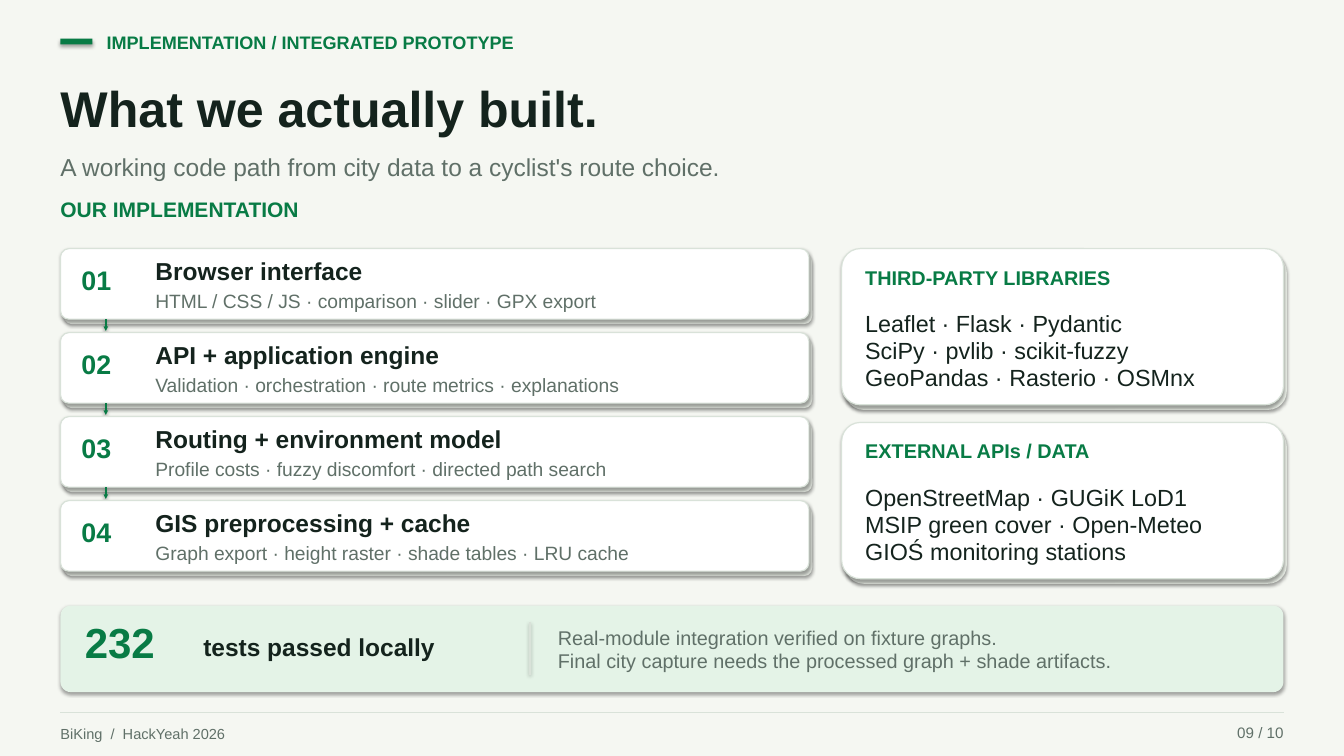
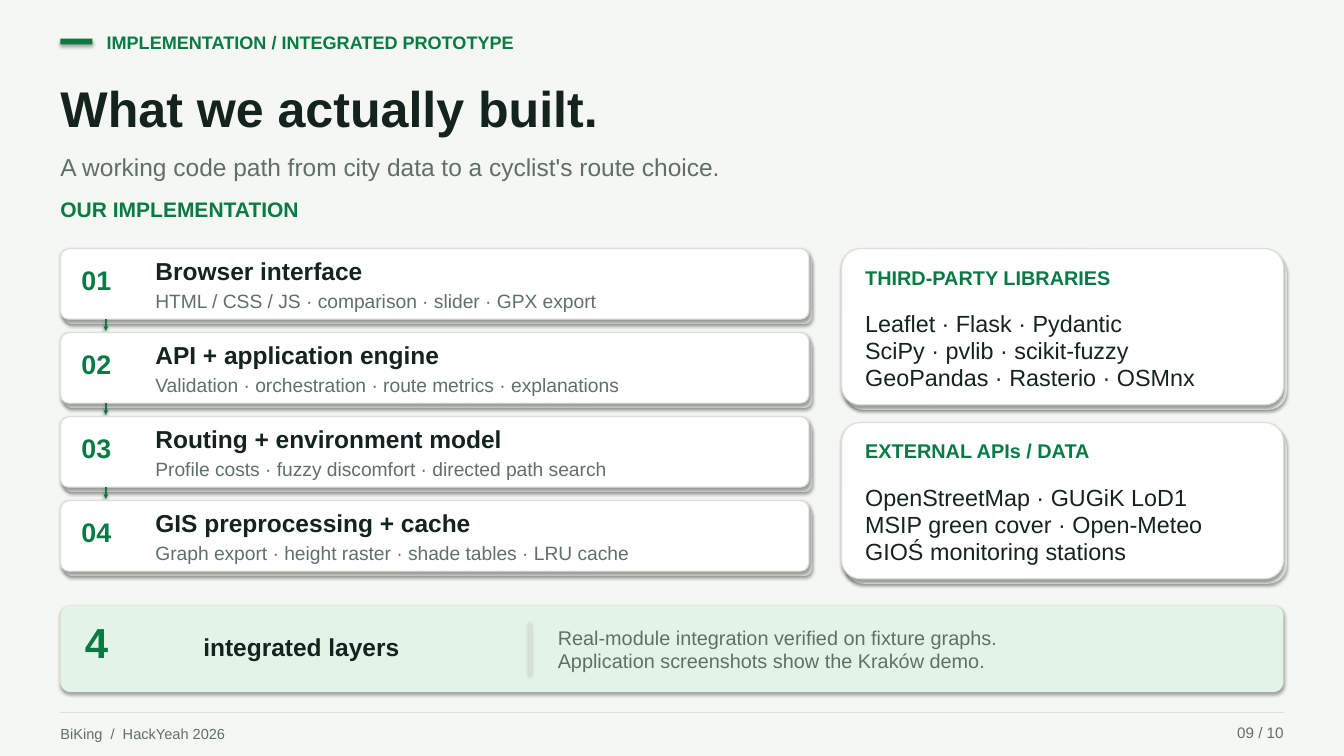
Before and after one commit to karabowiczjakub/larpathon, a slide deck: slide 9 of presentation/BiKing_HackYeah.pptx. Drawn at 1344x756 pixels with LibreOffice and Linux fonts; fonts in the diff are those of the drawing. Boxes give left, top, right and bottom in pixels: in the first picture for what was removed or moved away, otherwise in the second. Text is boxed around its words. In the diff, an @@ line names an element or a change of style, - is before the commit and + after.

```diff
--- a/presentation/BiKing_HackYeah.pptx
+++ b/presentation/BiKing_HackYeah.pptx
@@ text at box(85, 629, 108, 658): text changed @@
-232
+4
@@ text at box(203, 638, 399, 661): text changed @@
-tests passed locally
+integrated layers
@@ text at box(558, 653, 985, 672): text changed @@
-Final city capture needs the processed graph + shade artifacts.
+Application screenshots show the Kraków demo.
```
Also in this commit, not shown: 2 other slides changed, 1 slide added, 1 slide removed, 13 other files.
